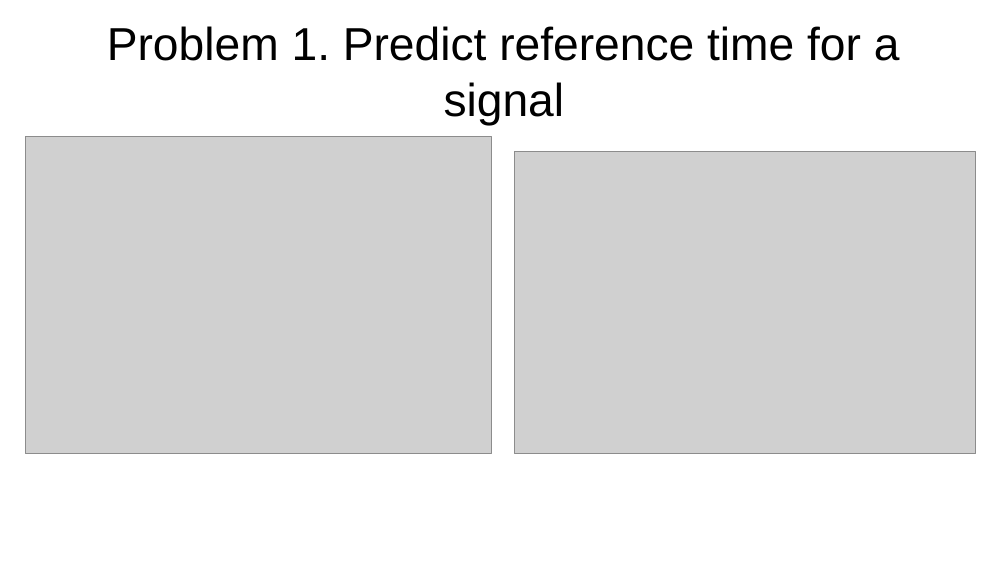
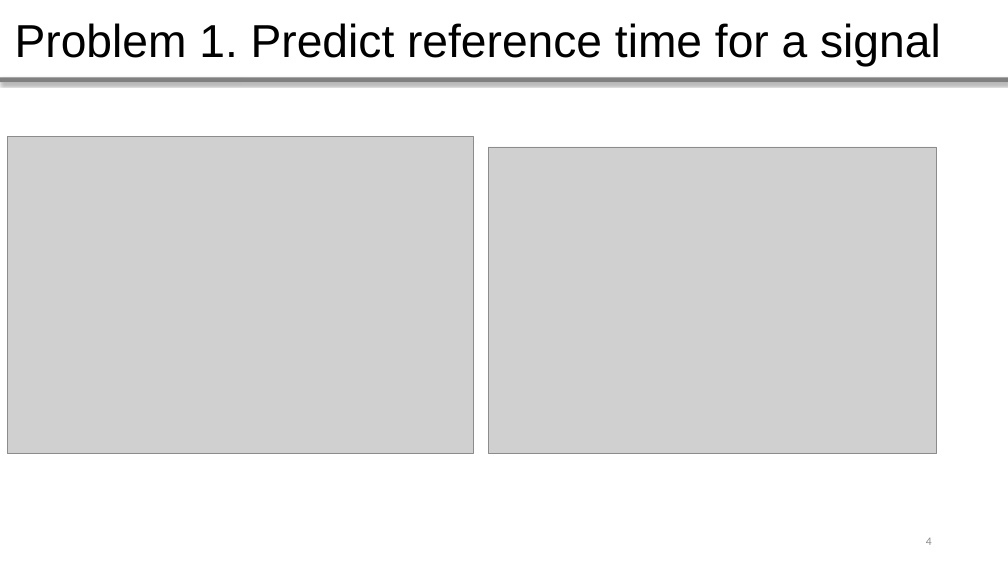
Before and after one commit to whiteRa2bit/cern_summer_project, a slide deck: slide 4 of Evaluating ECAL timing properties using test beam data.pptx. Drawn at 1008x567 pixels with LibreOffice and Linux fonts; fonts in the diff are those of the drawing; grey boxes stand for pictures. Boxes give left, top, right and bottom in pixels: in the first picture for what was removed or moved away, otherwise in the second. Text is boxed around its words. In the diff, an @@ line names an element or a change of style, - is before the commit and + after.

```diff
--- a/Evaluating ECAL timing properties using test beam data.pptx
+++ b/Evaluating ECAL timing properties using test beam data.pptx
@@ text "Problem 1. Predict reference time ...": place and size @@
-text "Problem 1. Predict reference time ..." at <box>107,26,900,125</box>
+text "Problem 1. Predict reference time ..." at <box>15,23,941,66</box>
@@ text "Problem 1. Predict reference time ..." at <box>15,23,941,66</box>: alignment centre to left @@
@@ line added from (0, 79) to (1008, 79), #808080 4.51 pt @@
@@ picture: place and size @@
-picture at <box>25,136,492,454</box>
+picture at <box>8,136,474,454</box>
@@ picture: place and size @@
-picture at <box>514,151,975,454</box>
+picture at <box>488,147,937,453</box>
@@ page number added at <box>926,538,932,545</box>, 11 pt, text #8B8B8B @@
+4
```
Also in this commit, not shown: 16 other slides changed, 6 slides added, 6 slides removed, 31 other files.
